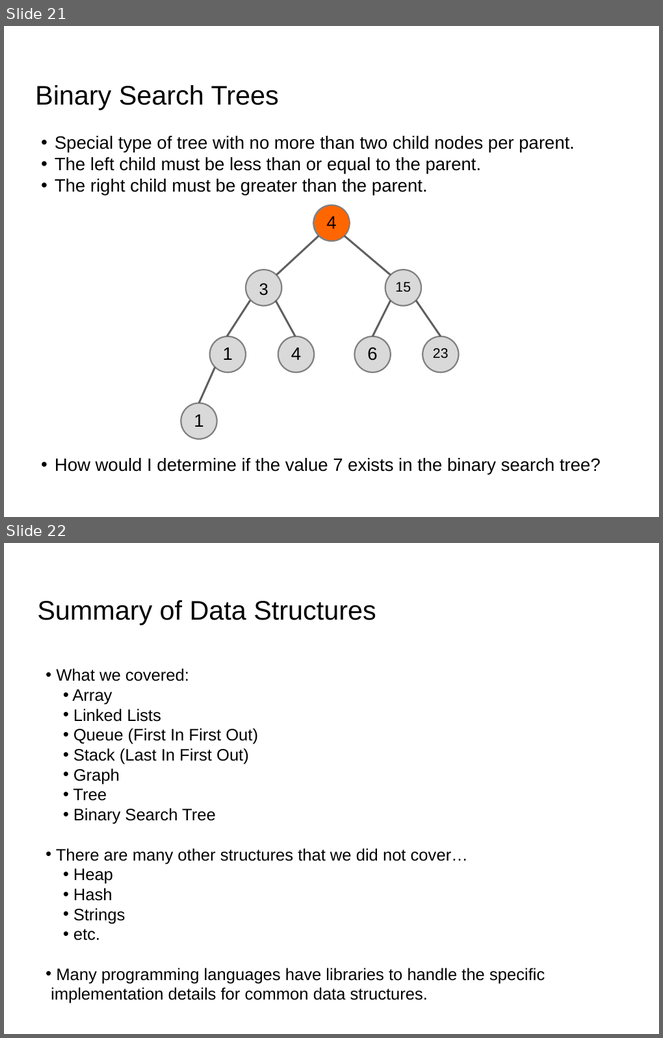
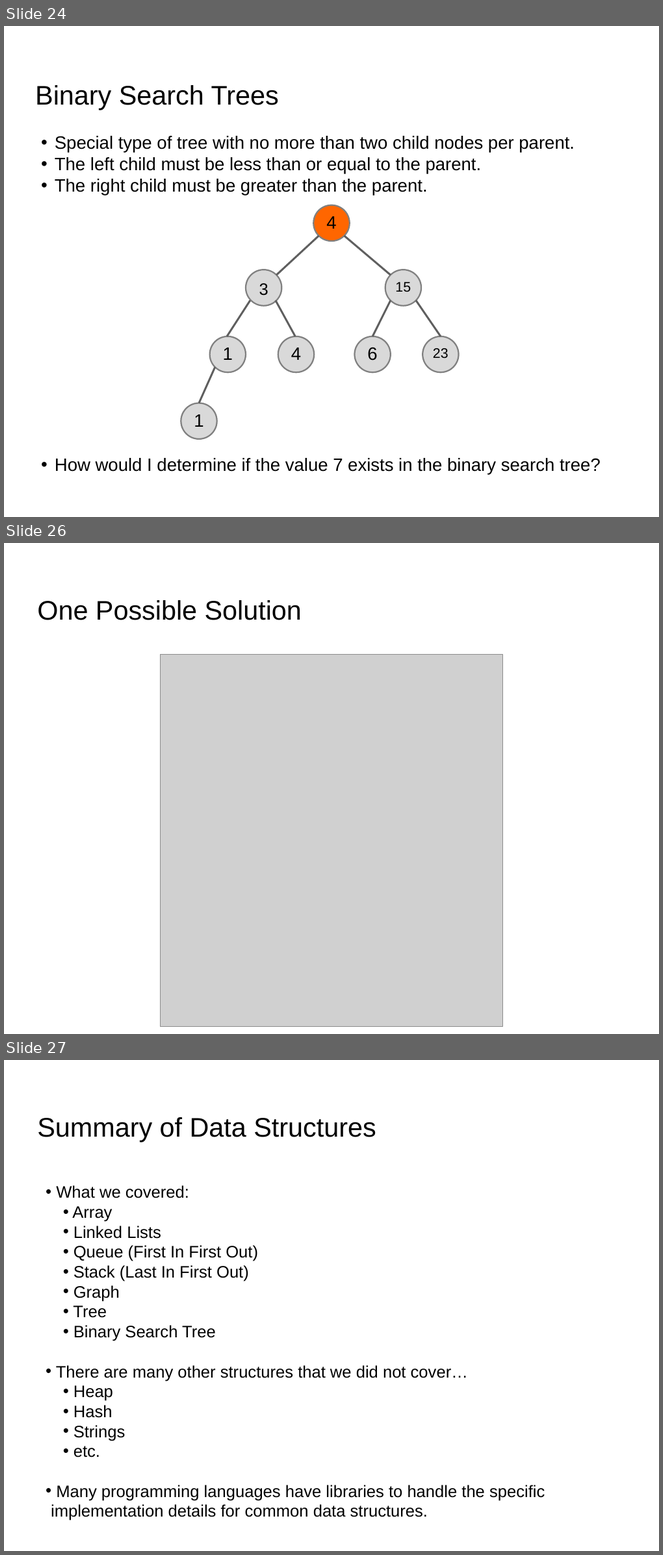
Before and after one commit to UCLA-LACC-21/M2_Algorithms, a slide deck: Algorithms_Module2_LACC21_part1.pptx. Shown one above the other, each under a label of ours: slides 21 and 22 before the commit, slides 24, 26 and 27 after it; the slides between them are not shown. The pictures are 663x1038 and 663x1555 pixels, drawn with LibreOffice and Linux fonts; fonts in the diff are those of the drawing; grey boxes stand for pictures. Boxes give left, top, right and bottom in pixels: in the first picture for what was removed or moved away, otherwise in the second. Text is boxed around its words. In the diff, an @@ line names an element or a change of style, - is before the commit and + after.

```diff
--- a/Algorithms_Module2_LACC21_part1.pptx
+++ b/Algorithms_Module2_LACC21_part1.pptx
@@ slide 26 added at <box>4,543,659,1034</box>, background #FFFFFF @@
@@ title added at <box>37,600,302,620</box>, 42 pt, text #000000 @@
+One Possible Solution
@@ picture added at <box>160,654,503,1027</box> @@
@@ what was slide 21 is now slide 24 @@
@@ what was slide 22 is now slide 27 @@
```
Also in this commit, not shown: 7 slides changed, 5 other slides added, 1 slide removed, 1 other file.
